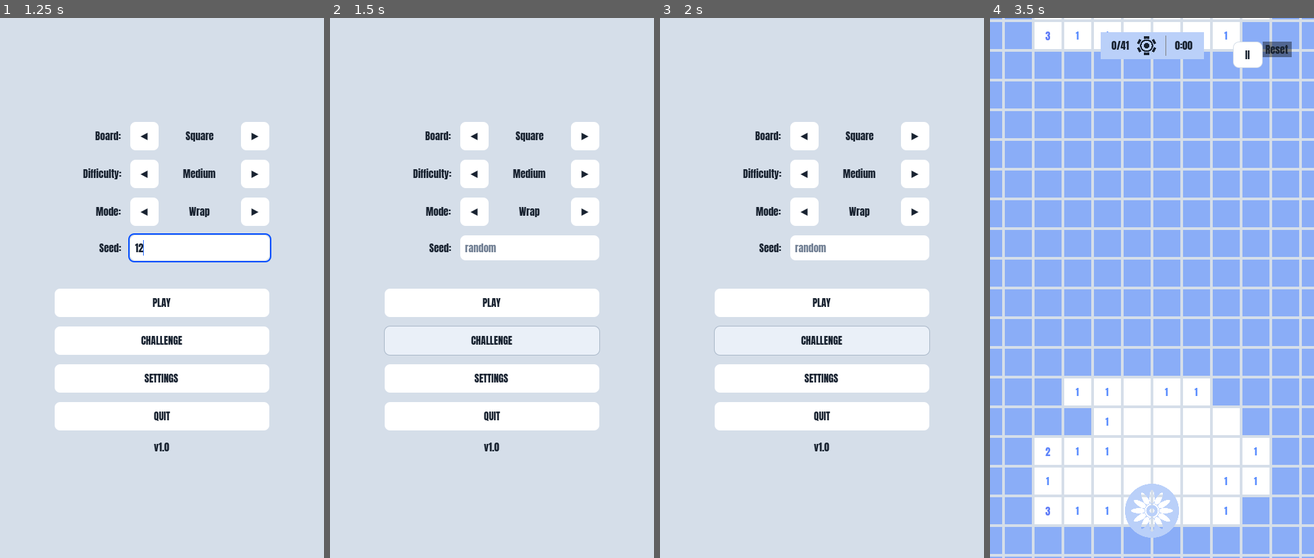
Above: before the commit, frames 1-4 (left to right).
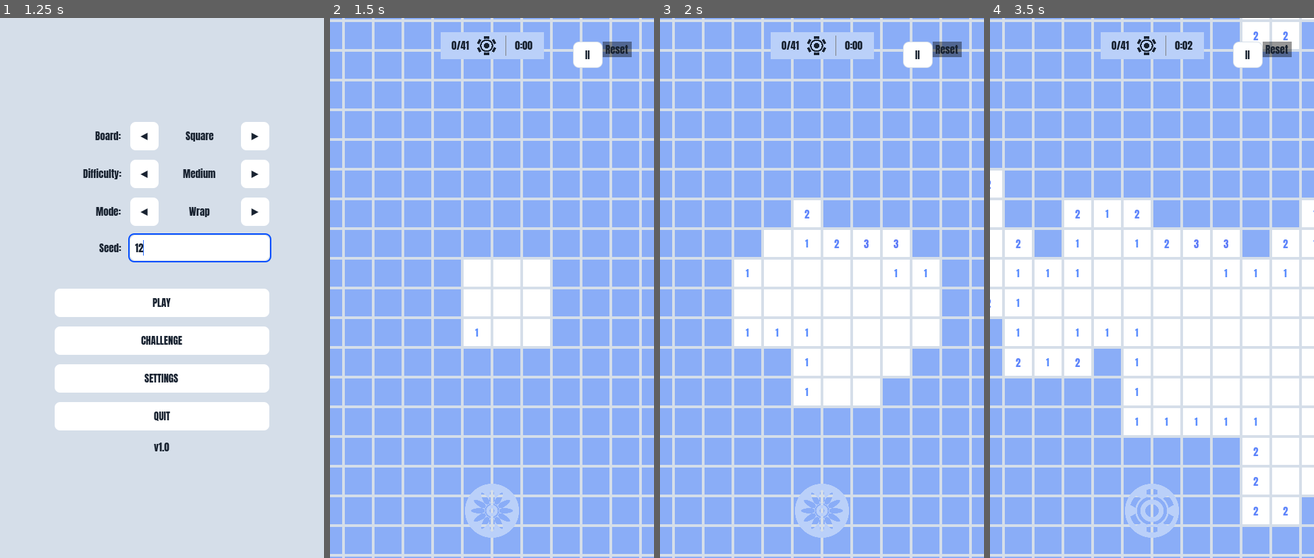
Above: after the commit, the same moments.

Repository: Kape99/mine-sweeper
Game: Godot game, scene res://Scenes/base.tscn
Same seed, same stepped clock (60 frames per second), same inputs: the game is played once before the commit and once after it.
Inputs (mouse positions are in pixels of both pictures, inside the frame that each line leads up to):
- Up to frame 1 (1.25 s): click (200, 250) at 0.52 s; type "12" at 0.6 s
- Up to frame 2 (1.5 s): click "CHALLENGE" at 1.25 s
- Up to frame 3 (2 s): no input
- Up to frame 4 (3.5 s): click (1152, 304) at 2 s, where only the run before the commit has a clickable "PLAY"; click (1152, 509) at 2.77 s

Frame 1 is identical in both runs. In frame 2, 83% of the frame differs, in the area x 0-100%, y 0-100%; in frame 3, 78%; in frame 4, 40%.
Error before the commit: Invalid access to property or key 'utc_time' on a base object of type 'Nil'. (res://Scripts/GUI/main_menu.gd:129)

Commit message:
fix internet permission

Diff:
--- a/Scripts/GUI/main_menu.gd
+++ b/Scripts/GUI/main_menu.gd
@@ -8,6 +8,10 @@
 
 const BOARD_TYPE_NAMES: PackedStringArray = ["Triangle", "Square", "Hexagon"]
 const BOARD_MODE_NAMES: PackedStringArray = ["Classic", "Wrap"]
+## Server UTC time, so the daily seed doesn't depend on the device clock.
+const DAILY_TIME_URL: String = "https://timeapi.io/api/v1/time/current/utc"
+## Seconds to wait for the time server before using the device's date.
+const DAILY_TIME_TIMEOUT: float = 3.0
 
 @onready var _background: ColorRect = $Background
 @onready var _board_type_label: Label = $CenterContainer/Panel/BoardTypeRow/BoardTypeLabel
@@ -33,6 +37,7 @@
 	GlobalState.theme_changed.connect(_apply_theme_colors)
 	_sync_from_global_state()
 	_connect_signals()
+	_https.timeout = DAILY_TIME_TIMEOUT
 
 
 ## Colors the menu from the active color scheme: the same backdrop as the
@@ -121,13 +126,29 @@
 	start_requested.emit()
 
 func _on_daily() -> void:
+	# Ignore repeat presses while the date request is still pending.
+	if _https.get_http_client_status() != HTTPClient.STATUS_DISCONNECTED:
+		return
 	_seed_edit.clear()
-	_https.request("https://timeapi.io/api/v1/time/current/utc")
+	# Web builds can't reach the time API (it sends no CORS headers), so they
+	# use the device clock straight away. Elsewhere, if the request can't
+	# even be sent, fall back the same way.
+	if OS.has_feature("web") or _https.request(DAILY_TIME_URL) != OK:
+		_start_daily(Time.get_date_string_from_system(true))
 
-func _on_request_completed(result, response_code, headers, body):
-	var json = JSON.parse_string(body.get_string_from_utf8())
-	var time : String = json["utc_time"]
-	_set_seed(time.split("T")[0])
+func _on_request_completed(result: int, response_code: int, _headers: PackedStringArray, body: PackedByteArray) -> void:
+	# Any failure (no network, missing Android INTERNET permission, timeout,
+	# unexpected payload) falls back to the device's UTC date, so the daily
+	# challenge always starts.
+	var date: String = Time.get_date_string_from_system(true)
+	if result == HTTPRequest.RESULT_SUCCESS and response_code == 200:
+		var json: Variant = JSON.parse_string(body.get_string_from_utf8())
+		if json is Dictionary and json.get("utc_time") is String:
+			date = (json["utc_time"] as String).split("T")[0]
+	_start_daily(date)
+
+func _start_daily(date: String) -> void:
+	_set_seed(date)
 	start_requested.emit()
 
 func _on_settings() -> void:
